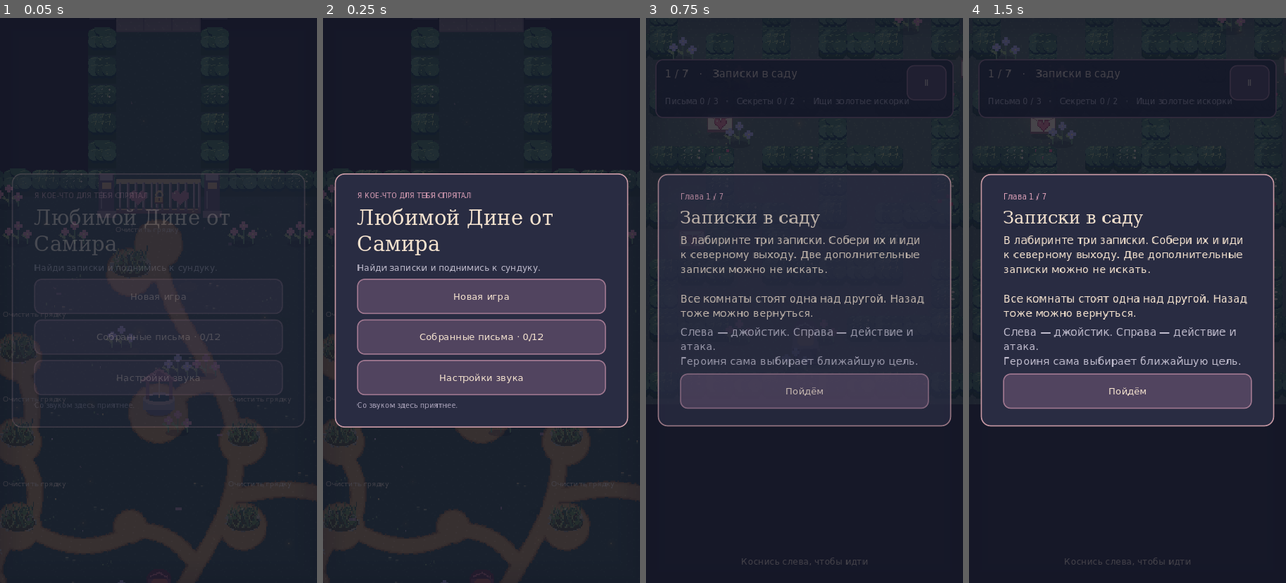
Above: before the commit, frames 1-4 (left to right).
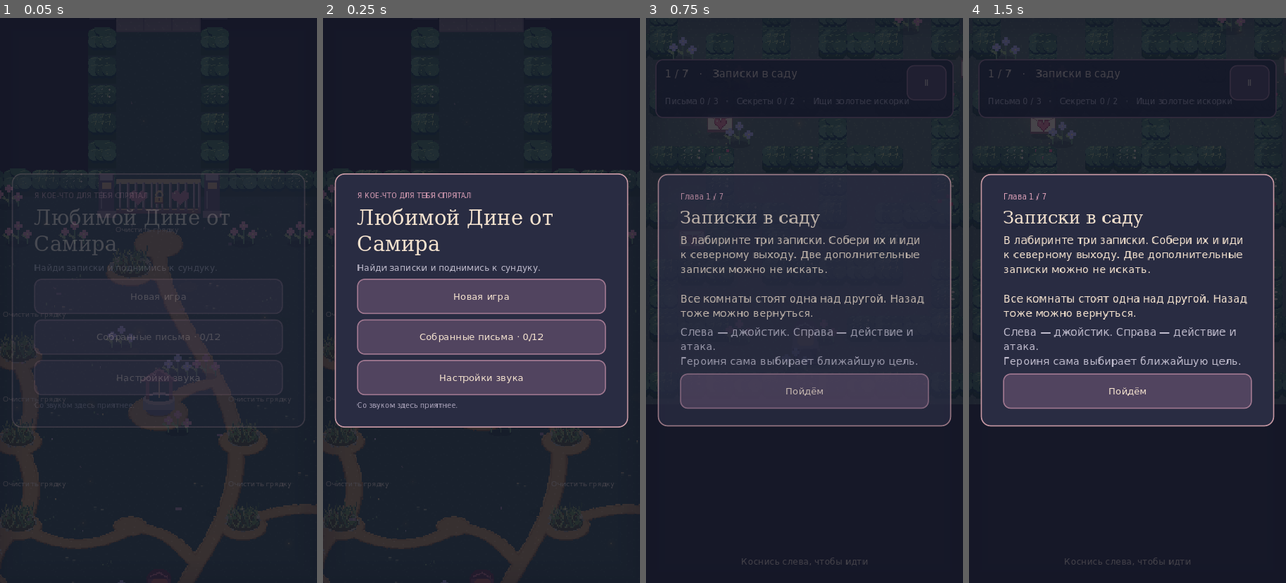
Above: after the commit, the same moments.

Repository: NQUAREx/dina-lovely
Game: Godot game, scene res://main.tscn
Two runs of this game, one before a commit and one after it. Both use one fixed random seed, a clock stepped at 60 frames per second and the inputs below.
Inputs:
- Up to frame 1 (0.05 s): no input
- Up to frame 2 (0.25 s): no input
- Up to frame 3 (0.75 s): click "Новая игра" at 0.5 s
- Up to frame 4 (1.5 s): click "Ⅱ" at 1.25 s

The runs differ from the first frame. In frame 1, 2.3% of the frame differs, in the area x 0-100%, y 36-99%; in frame 2, 2.3%; in frame 3, nothing differs; in frame 4, nothing differs.

Commit message:
Project soil pads and paths into the garden ground plane

Diff:
--- a/scripts/game.gd
+++ b/scripts/game.gd
@@ -1,6 +1,7 @@
 extends Node2D
 ## All coordinates are world pixels. Artwork is a shared nearest-filtered atlas.
 const TILE := 48.0
+const GROUND_DEPTH := .58
 const SPEED := 150.0
 const SAVE_PATH := "user://garden_save_v1.json"
 const TITLES := ["room_maze", "room_darkness", "room_obstacles", "room_digging", "room_combat", "room_garden", "room_final"]
@@ -2113,7 +2114,7 @@
 				var distance:float=candidate.distance_to(target.pos)
 				if distance>=approach_cost:continue
 				var outward:Vector2=(candidate-target.pos).normalized()
-				var tip:Vector2=target.pos+outward*radius*.4
+				var tip:Vector2=target.pos+outward*radius*.15
 				var side:Vector2=(tip-candidate).normalized().orthogonal()
 				var bend_amount:=clampf(distance*bend_fraction,-75,75)
 				var curve:=Curve2D.new();curve.bake_interval=6
@@ -2230,16 +2231,16 @@
 				var radius:=7.5*(sqrt(clampf(left/42,0,1)) if terminal else 1.0)
 				for y in range(maxi(0,int(point.y-9)),mini(size.y,int(point.y+10))):
 					for x in range(maxi(0,int(point.x-9)),mini(size.x,int(point.x+10))):
-						var distance:=Vector2(x+.5,y+.5).distance_to(point)
+						var distance:=((Vector2(x+.5,y+.5)-point)/Vector2(1,GROUND_DEPTH)).length()
 						var value:=radius-distance
 						coverage[y*size.x+x]=maxf(coverage[y*size.x+x],value+.01)
 	# Pads and walks share the same union field and the same opaque soil pixels.
 	for pad in path_pads:
 		var centre:Vector2=pad.pos/2
 		var radius:float=pad.radius/2
-		for y in range(maxi(0,int(centre.y-radius-1)),mini(size.y,int(centre.y+radius+2))):
+		for y in range(maxi(0,int(centre.y-radius*GROUND_DEPTH-1)),mini(size.y,int(centre.y+radius*GROUND_DEPTH+2))):
 			for x in range(maxi(0,int(centre.x-radius-1)),mini(size.x,int(centre.x+radius+2))):
-				var value:=radius-Vector2(x+.5,y+.5).distance_to(centre)
+				var value:=radius-((Vector2(x+.5,y+.5)-centre)/Vector2(1,GROUND_DEPTH)).length()
 				coverage[y*size.x+x]=maxf(coverage[y*size.x+x],value)
 	var image:=Image.create(size.x,size.y,false,Image.FORMAT_RGBA8)
 	for y in range(size.y):
@@ -2248,7 +2249,10 @@
 			if value<=0:continue
 			var noise:=posmod((x/2)*73+(y/2)*137+int(save_data.seed),17)
 			if value<.75 and noise<6:continue
-			var color:=Color("82613f") if value<1.1 else Color("ac8050") if value<2.3 else Color("bc925d")
+			var above:=coverage[maxi(0,y-1)*size.x+x]
+			var below:=coverage[mini(size.y-1,y+1)*size.x+x]
+			var rim:=Color("795b3e") if above>below+.2 else Color("c39b65") if below>above+.2 else Color("967047")
+			var color:=rim if value<1.25 else Color("ac8050") if value<2.3 else Color("bc925d")
 			if value>2.3 and posmod(x*97+y*71,43)==0:color=Color("cda572")
 			image.set_pixel(x,y,color)
 	path_texture=ImageTexture.create_from_image(image)
--- a/tests/room_collision_revision.gd
+++ b/tests/room_collision_revision.gd
@@ -2,7 +2,11 @@
 func _initialize():call_deferred('run')
 func run():
  var g=load('res://main.tscn').instantiate();root.add_child(g);await process_frame;g.new_game();g.clear_modal();g.sound_on=false
- g.build_level(5);g.save_data.letters.append('garden');g.use_exit()
+ g.build_level(5)
+ var pad=g.path_pads[0];var image=g.path_texture.get_image();var centre=Vector2i(pad.pos/2)
+ assert(image.get_pixelv(centre+Vector2i(int(pad.radius*.4),0)).a>0)
+ assert(image.get_pixelv(centre+Vector2i(0,int(pad.radius*.4))).a==0)
+ g.save_data.letters.append('garden');g.use_exit()
  var gate=g.objects.filter(func(o):return o.kind=='doorway' and o.id=='exit')[0];gate.gate_amount=1
  assert(g.blocked(gate.pos+Vector2(-35,0)));assert(g.blocked(gate.pos+Vector2(65,5)));assert(not g.blocked(gate.pos+Vector2(24,0)));assert(not g.available(gate))
  for y in range(-24,25,4):assert(not g.blocked(gate.pos+Vector2(24,y)))
Not shown, removed: docs/game.2ade9ead7215.pck
Not shown, added: docs/game.cd56903bb4e1.pck
Not shown, changed: docs/index.pck
